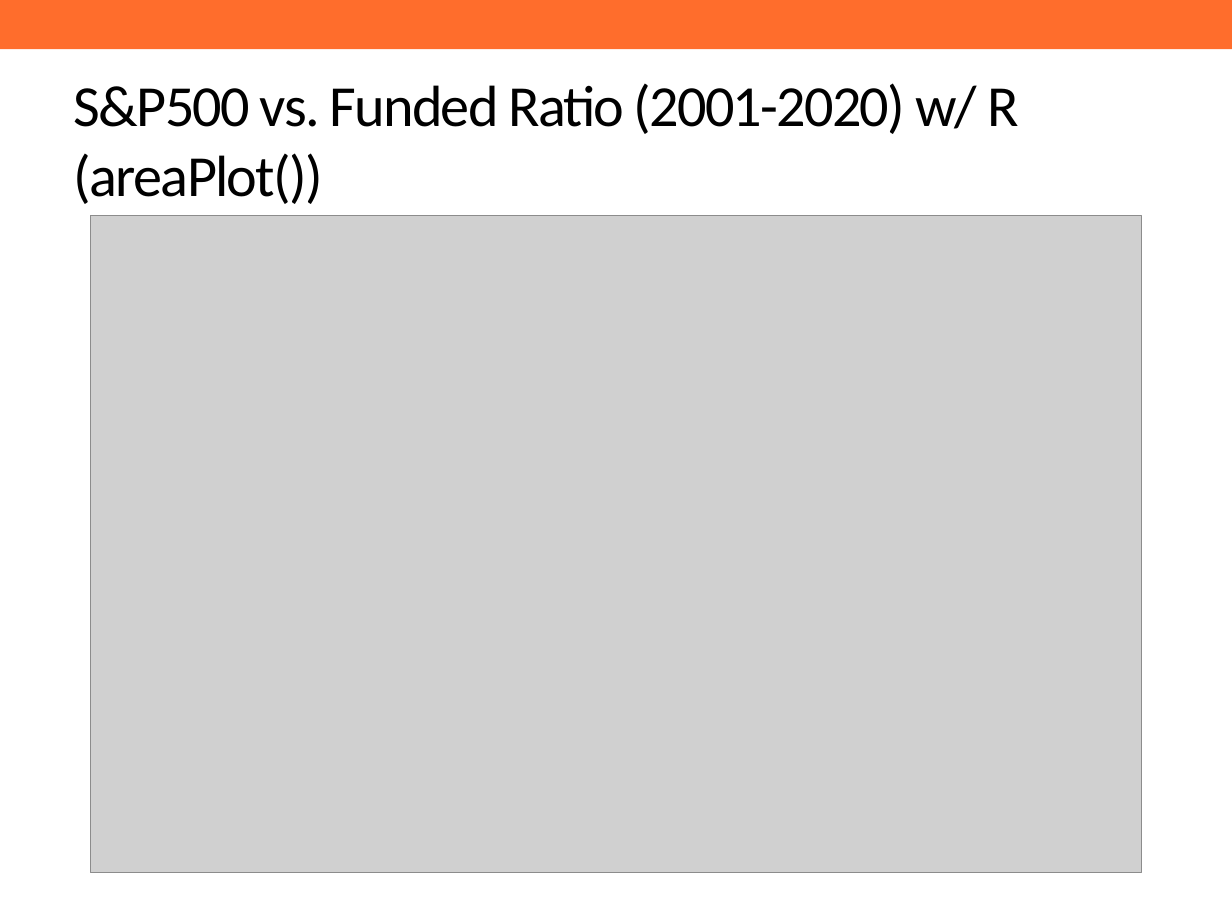
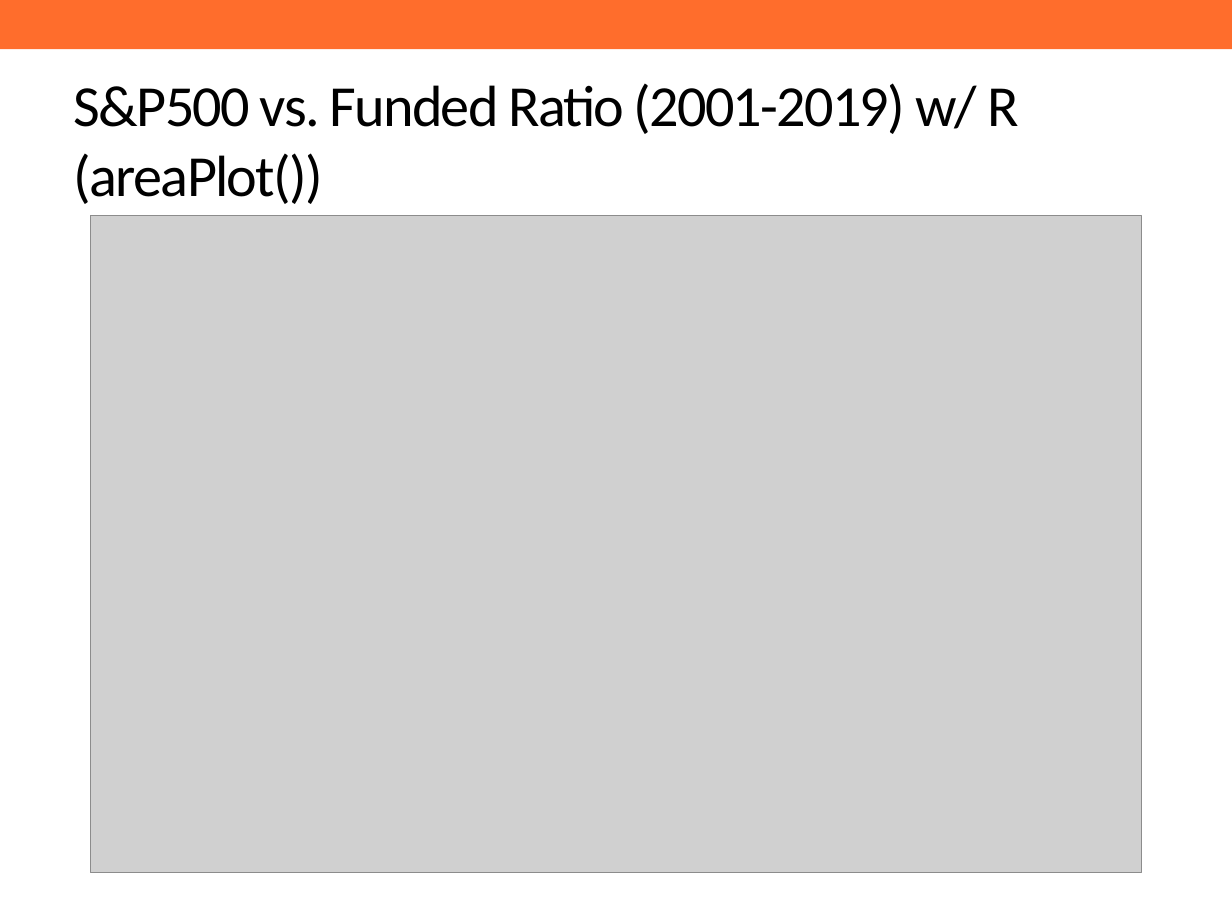
Before and after one commit to ReasonFoundation/GraphicsR, a slide deck: slide 7 of DeckUpdate/DPFPS_v1.0.pptx. Drawn at 1232x924 pixels with LibreOffice and Linux fonts; fonts in the diff are those of the drawing; grey boxes stand for pictures; background and template pictures are left out. Boxes give left, top, right and bottom in pixels: in the first picture for what was removed or moved away, otherwise in the second. Text is boxed around its words. In the diff, an @@ line names an element or a change of style, - is before the commit and + after.

```diff
--- a/DeckUpdate/DPFPS_v1.0.pptx
+++ b/DeckUpdate/DPFPS_v1.0.pptx
@@ title at (74, 83, 1019, 204): text changed @@
-S&P500 vs. Funded Ratio (2001-2020) w/ R (areaPlot())
+S&P500 vs. Funded Ratio (2001-2019) w/ R (areaPlot())
```
Also in this commit, not shown: 8 other slides changed, 3 slides added, 1 slide removed, 9 other files.
